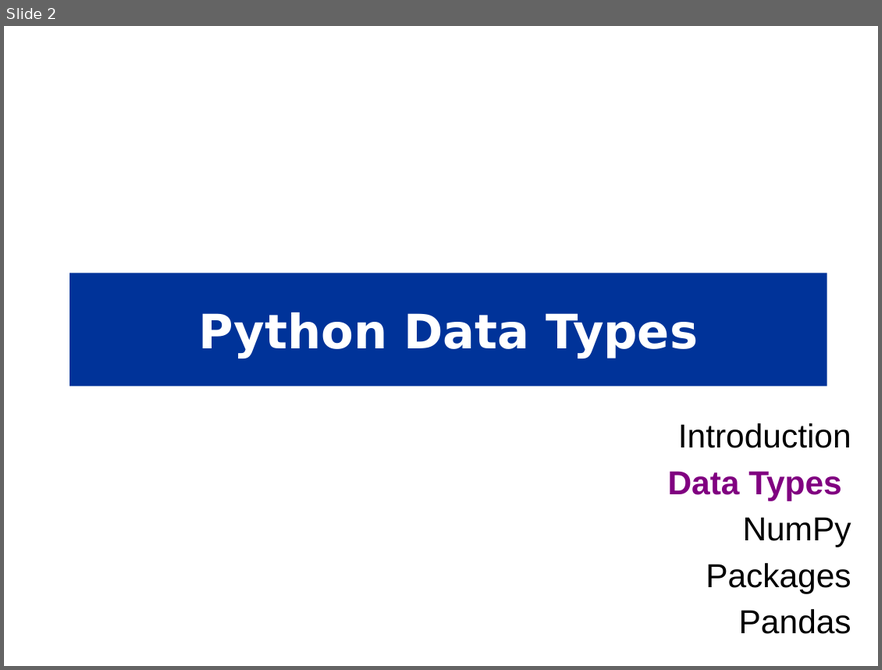
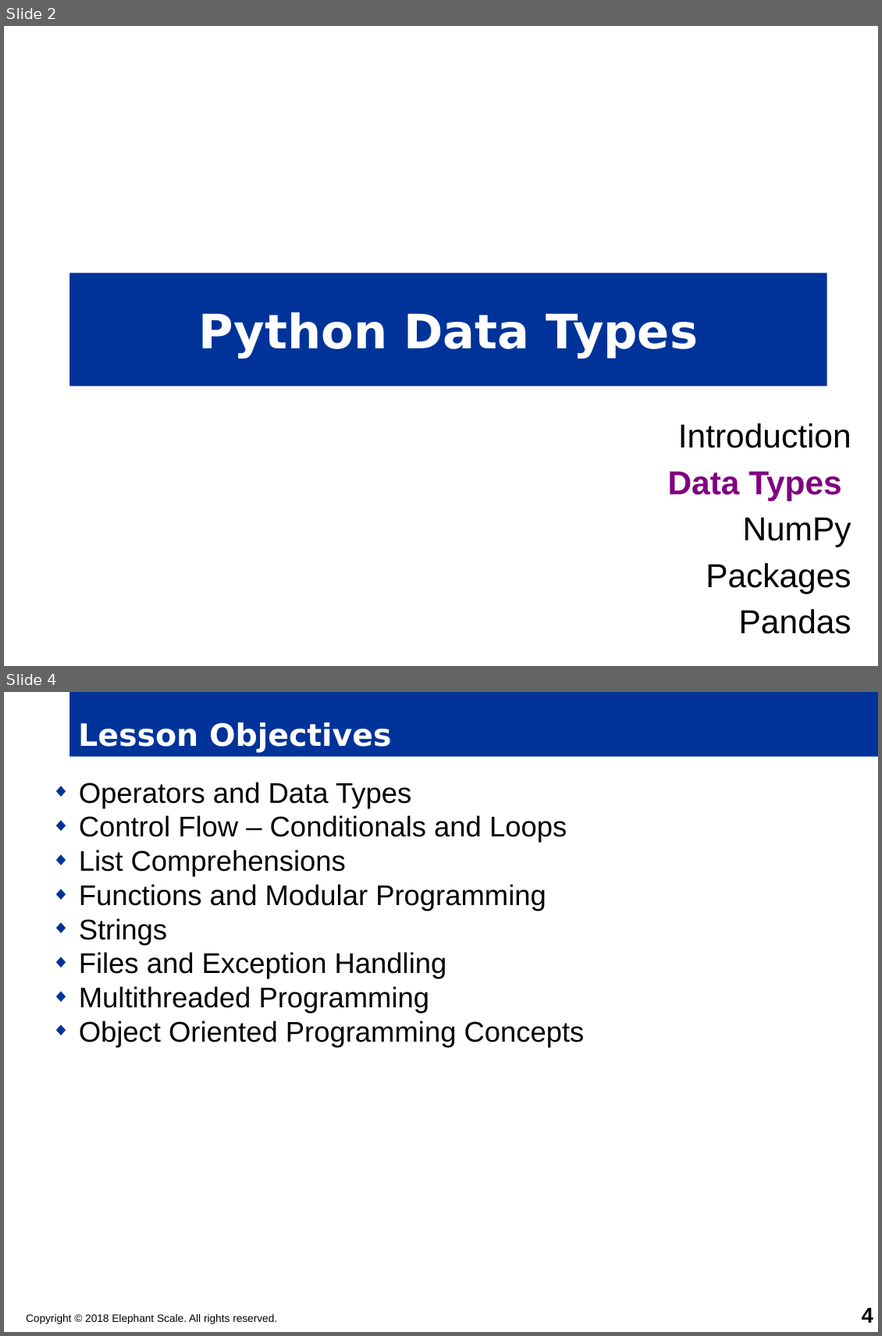
Before and after one commit to timfox456/container-resources, a slide deck: python/python-master/PYTHON-LanguageBasics.pptx. Shown one above the other, each under a label of ours: slide 2 before the commit, slides 2 and 4 after it; the slides between them are not shown. The pictures are 882x670 and 882x1336 pixels, drawn with LibreOffice and Linux fonts; fonts in the diff are those of the drawing; background and template pictures are left out. Boxes give left, top, right and bottom in pixels: in the first picture for what was removed or moved away, otherwise in the second. Text is boxed around its words. In the diff, an @@ line names an element or a change of style, - is before the commit and + after.

Commit message:
PYTHON : Title slides updated [1]
PYTHON : Title slides updated[1]

```diff
--- a/python/python-master/PYTHON-LanguageBasics.pptx
+++ b/python/python-master/PYTHON-LanguageBasics.pptx
@@ slide 4 added at [4, 692, 878, 1332], background #FFFFFF @@
@@ title added at [70, 692, 878, 757], fill #003399, 26 pt, text #FFFFFF, bold @@
+Lesson Objectives
@@ text added at [79, 782, 584, 1047], 24 pt, text #000000 @@
+◆ Operators and Data Types
+◆ Control Flow – Conditionals and Loops
+◆ List Comprehensions
+◆ Functions and Modular Programming
+◆ Strings
+◆ Files and Exception Handling
+◆ Multithreaded Programming
+◆ Object Oriented Programming Concepts
@@ text added at [26, 1314, 277, 1324], 9 pt, text #000000 @@
+Copyright © 2018 Elephant Scale. All rights reserved.
@@ page number added at [861, 1307, 873, 1322], 18 pt, text #000000, bold @@
+4
```
Also in this commit, not shown: 9 other slides added, 3 other files.
